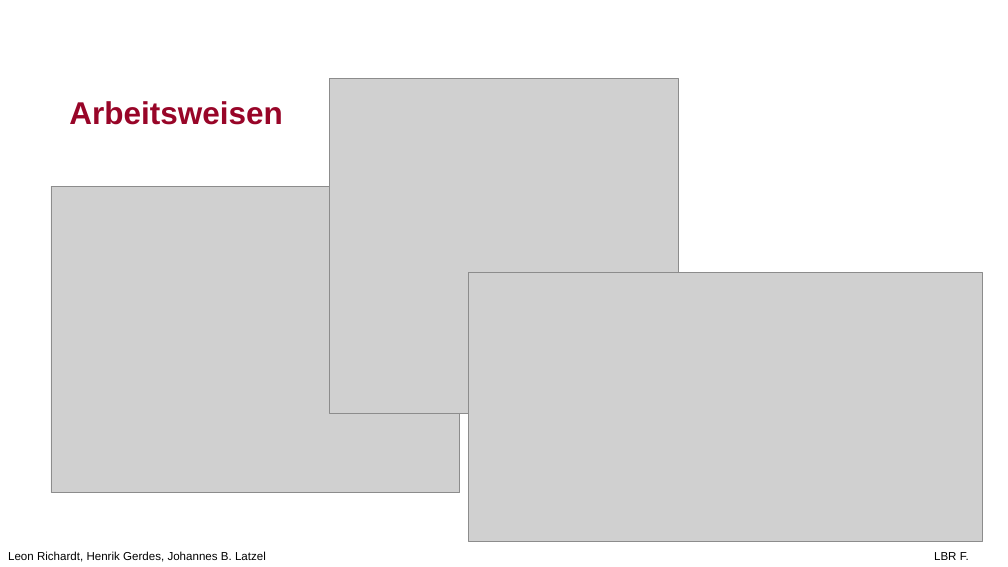
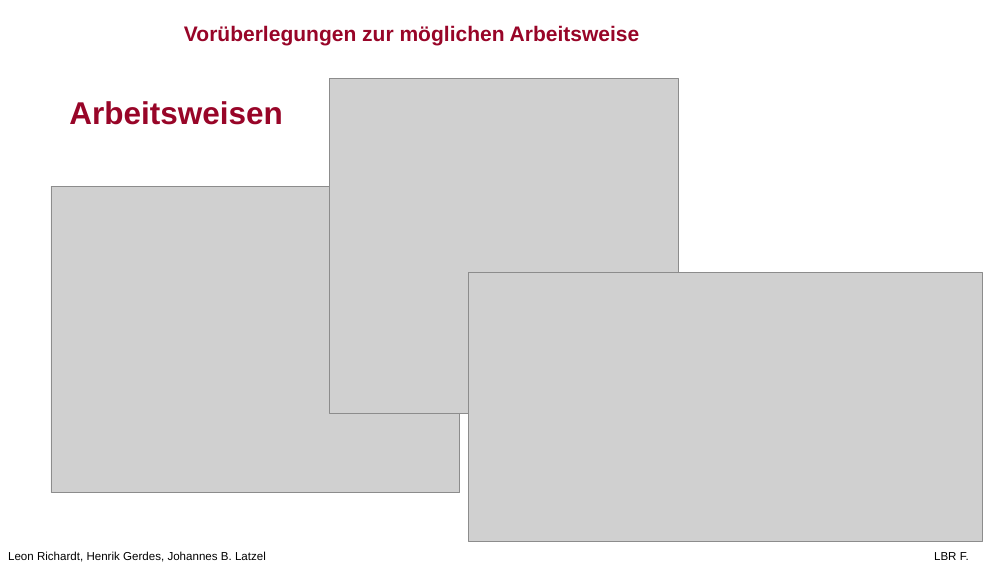
Before and after one commit to leon-richardt/location-based-recommendations, a slide deck: slide 5 of Presentations/LBR PP.pptx (slide 6 before the commit). Drawn at 1008x567 pixels with LibreOffice and Linux fonts; fonts in the diff are those of the drawing; grey boxes stand for pictures; background and template pictures are left out. Boxes give left, top, right and bottom in pixels: in the first picture for what was removed or moved away, otherwise in the second. Text is boxed around its words. In the diff, an @@ line names an element or a change of style, - is before the commit and + after.

```diff
--- a/Presentations/LBR PP.pptx
+++ b/Presentations/LBR PP.pptx
@@ text added at bbox=[184, 25, 640, 46], 20 pt, text #980528, bold @@
+Vorüberlegungen zur möglichen Arbeitsweise
```
Also in this commit, not shown: 4 other slides changed, 9 slides added, 1 slide removed.
